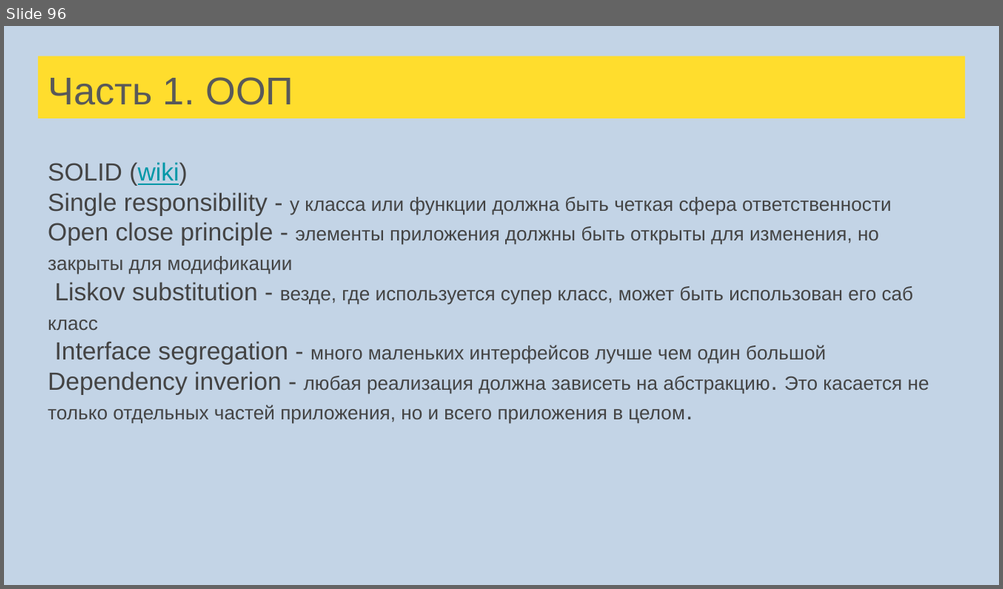
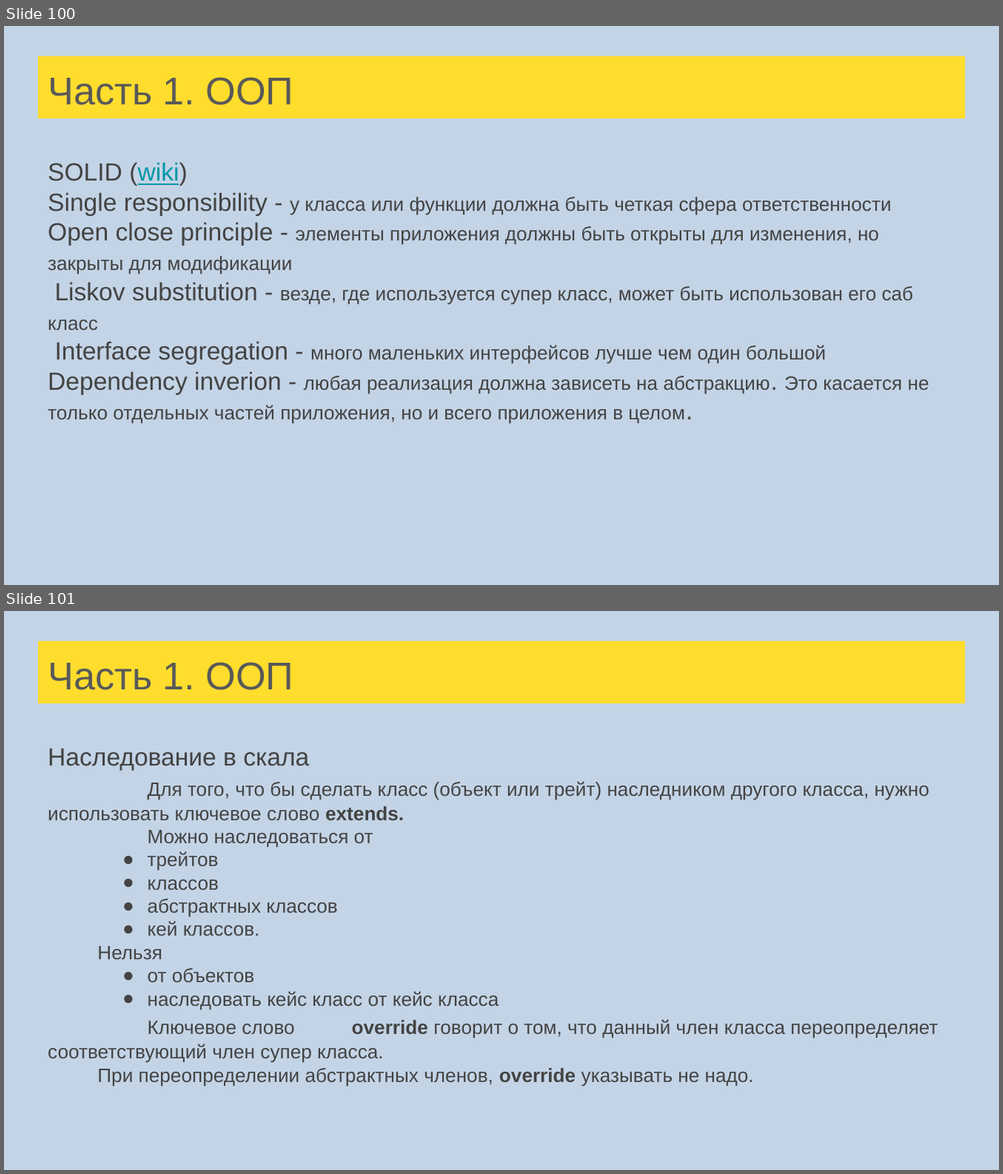
Before and after one commit to skye17/scala-school, a slide deck: src/main/resources/Лекции Scala для FinTech.pptx. Shown one above the other, each under a label of ours: slide 96 before the commit, slides 100 and 101 after it. The pictures are 1003x589 and 1003x1174 pixels, drawn with LibreOffice and Linux fonts; fonts in the diff are those of the drawing. Boxes give left, top, right and bottom in pixels: in the first picture for what was removed or moved away, otherwise in the second. Text is boxed around its words. In the diff, an @@ line names an element or a change of style, - is before the commit and + after.

```diff
--- a/src/main/resources/Лекции Scala для FinTech.pptx
+++ b/src/main/resources/Лекции Scala для FinTech.pptx
@@ slide 101 added at [4,611,999,1170], background #C3D4E6 @@
@@ title added at [38,641,965,703], fill #FFDD2D, 28 pt, text #595959 @@
+Часть 1. ООП
@@ text added at [48,749,937,1087], 14 pt, text #434343 @@
+Наследование в скала
+Для того, что бы сделать класс (объект или трейт) наследником другого класса, нужно использовать ключевое слово extends.
+Можно наследоваться от
+● трейтов
+● классов
+● абстрактных классов
+● кей классов.
+Нельзя
+● от объектов
+● наследовать кейс класс от кейс класса
+Ключевое слово override говорит о том, что данный член класса переопределяет соответствующий член супер класса.
+При переопределении абстрактных членов, override указывать не надо.
@@ what was slide 96 is now slide 100 @@
```
Also in this commit, not shown: 5 slides changed, 16 other slides added, 1 slide removed, 20 other files.
